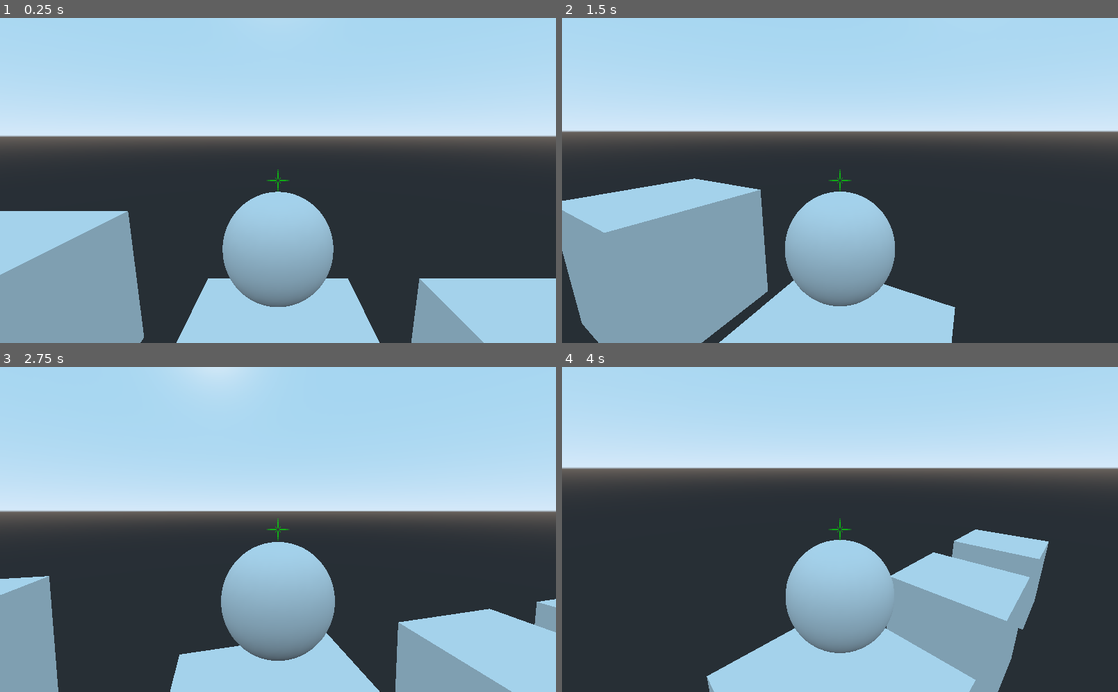
Above: before the commit, frames 1-4 (two rows, left to right).
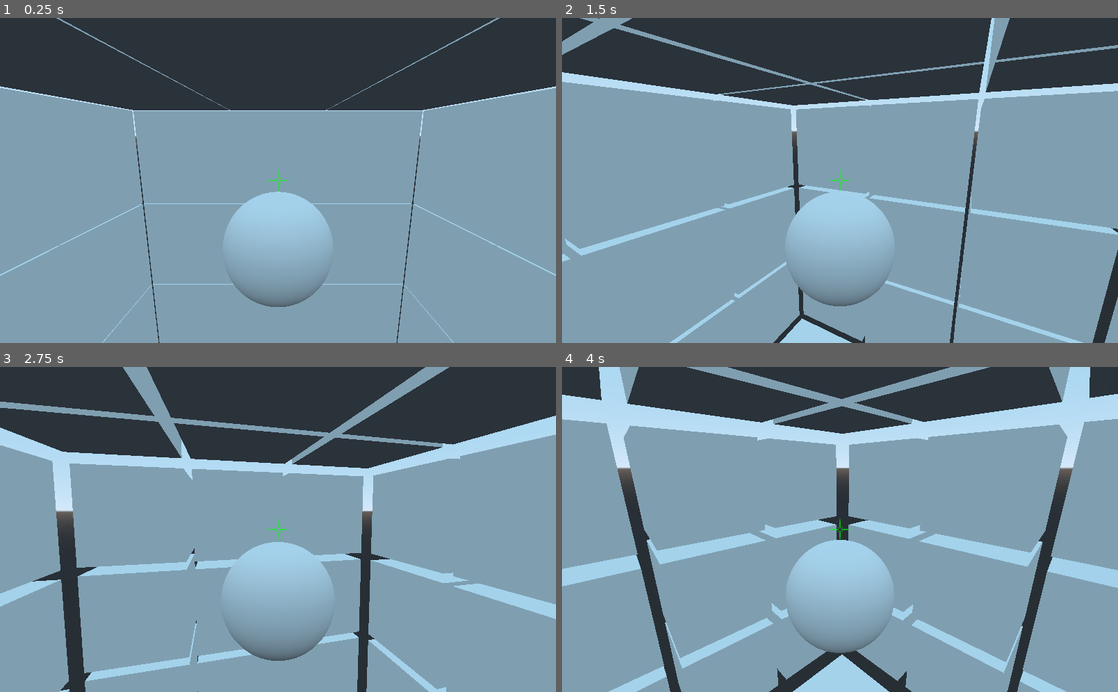
Above: after the commit, the same moments.

Repository: winston-yallow/leaps_and_bounds
Game: Godot game, scene res://levels/00_TestLevel.tscn
Same seed, same stepped clock (60 frames per second), same inputs: the game is played once before the commit and once after it.
Inputs (mouse positions are in pixels of both pictures, inside the frame that each line leads up to):
- Up to frame 1 (0.25 s): no input
- Up to frame 2 (1.5 s): move the mouse to (867, 180) at 0.52 s; move the mouse to (812, 180) at 1.27 s
- Up to frame 3 (2.75 s): move the mouse to (289, 523) at 2.02 s
- Up to frame 4 (4 s): move the mouse to (834, 536) at 2.77 s; move the mouse to (878, 532) at 3.52 s

The runs differ from the first frame. In frame 1, 85% of the frame differs, in the area x 0-100%, y 0-100%; in frame 2, 78%; in frame 3, 82%; in frame 4, 78%.

Commit message:
Rearrange cubes to form a room that can expand

Diff:
--- a/game/levels/00_TestLevel.tscn
+++ b/game/levels/00_TestLevel.tscn
@@ -6,15 +6,168 @@
 [node name="00_TestLevel" type="Spatial"]
 
 [node name="Player" parent="." instance=ExtResource( 2 )]
-transform = Transform( 1, 0, 0, 0, 1, 0, 0, 0, 1, 0, 2, 0 )
+transform = Transform( 1, 0, 0, 0, 1, 0, 0, 0, 1, 0, 1.5, 0 )
 
-[node name="FloatingCube" parent="." instance=ExtResource( 1 )]
+[node name="Cubes" type="Spatial" parent="."]
 
-[node name="FloatingCube2" parent="." instance=ExtResource( 1 )]
-transform = Transform( 1, 0, 0, 0, 1, 0, 0, 0, 1, 3, 0, 0 )
+[node name="FloatingCube7" parent="Cubes" instance=ExtResource( 1 )]
+transform = Transform( 1, 0, 0, 0, 1, 0, 0, 0, 1, -2, 4, -2 )
 
-[node name="FloatingCube3" parent="." instance=ExtResource( 1 )]
-transform = Transform( 1, 0, 0, 0, 1, 0, 0, 0, 1, 6, 0, 0 )
+[node name="FloatingCube6" parent="Cubes" instance=ExtResource( 1 )]
+transform = Transform( 1, 0, 0, 0, 1, 0, 0, 0, 1, 0, 4, -2 )
 
-[node name="FloatingCube4" parent="." instance=ExtResource( 1 )]
-transform = Transform( 1, 0, 0, 0, 1, 0, 0, 0, 1, -3, 1, 0 )
+[node name="FloatingCube5" parent="Cubes" instance=ExtResource( 1 )]
+transform = Transform( 1, 0, 0, 0, 1, 0, 0, 0, 1, 2, 4, -2 )
+
+[node name="FloatingCube15" parent="Cubes" instance=ExtResource( 1 )]
+transform = Transform( 1, 0, 0, 0, 1, 0, 0, 0, 1, -2, 4, 0 )
+
+[node name="FloatingCube14" parent="Cubes" instance=ExtResource( 1 )]
+transform = Transform( 1, 0, 0, 0, 1, 0, 0, 0, 1, 0, 4, 0 )
+
+[node name="FloatingCube13" parent="Cubes" instance=ExtResource( 1 )]
+transform = Transform( 1, 0, 0, 0, 1, 0, 0, 0, 1, 2, 4, 0 )
+
+[node name="FloatingCube11" parent="Cubes" instance=ExtResource( 1 )]
+transform = Transform( 1, 0, 0, 0, 1, 0, 0, 0, 1, -2, 4, 2 )
+
+[node name="FloatingCube10" parent="Cubes" instance=ExtResource( 1 )]
+transform = Transform( 1, 0, 0, 0, 1, 0, 0, 0, 1, 0, 4, 2 )
+
+[node name="FloatingCube9" parent="Cubes" instance=ExtResource( 1 )]
+transform = Transform( 1, 0, 0, 0, 1, 0, 0, 0, 1, 2, 4, 2 )
+
+[node name="FloatingCube8" parent="Cubes" instance=ExtResource( 1 )]
+transform = Transform( 1, 0, 0, 0, 1, 0, 0, 0, 1, -2, -4, -2 )
+
+[node name="FloatingCube12" parent="Cubes" instance=ExtResource( 1 )]
+transform = Transform( 1, 0, 0, 0, 1, 0, 0, 0, 1, 0, -4, -2 )
+
+[node name="FloatingCube16" parent="Cubes" instance=ExtResource( 1 )]
+transform = Transform( 1, 0, 0, 0, 1, 0, 0, 0, 1, 2, -4, -2 )
+
+[node name="FloatingCube17" parent="Cubes" instance=ExtResource( 1 )]
+transform = Transform( 1, 0, 0, 0, 1, 0, 0, 0, 1, -2, -4, 0 )
+
+[node name="FloatingCube18" parent="Cubes" instance=ExtResource( 1 )]
+transform = Transform( 1, 0, 0, 0, 1, 0, 0, 0, 1, 0, -4, 0 )
+
+[node name="FloatingCube19" parent="Cubes" instance=ExtResource( 1 )]
+transform = Transform( 1, 0, 0, 0, 1, 0, 0, 0, 1, 2, -4, 0 )
+
+[node name="FloatingCube20" parent="Cubes" instance=ExtResource( 1 )]
+transform = Transform( 1, 0, 0, 0, 1, 0, 0, 0, 1, -2, -4, 2 )
+
+[node name="FloatingCube21" parent="Cubes" instance=ExtResource( 1 )]
+transform = Transform( 1, 0, 0, 0, 1, 0, 0, 0, 1, 0, -4, 2 )
+
+[node name="FloatingCube22" parent="Cubes" instance=ExtResource( 1 )]
+transform = Transform( 1, 0, 0, 0, 1, 0, 0, 0, 1, 2, -4, 2 )
+
+[node name="FloatingCube23" parent="Cubes" instance=ExtResource( 1 )]
+transform = Transform( -4.37114e-08, -1, 0, 1, -4.37114e-08, 0, 0, 0, 1, -4, -2, -2 )
+
+[node name="FloatingCube24" parent="Cubes" instance=ExtResource( 1 )]
+transform = Transform( -4.37114e-08, -1, 0, 1, -4.37114e-08, 0, 0, 0, 1, -4, 0, -2 )
+
+[node name="FloatingCube25" parent="Cubes" instance=ExtResource( 1 )]
+transform = Transform( -4.37114e-08, -1, 0, 1, -4.37114e-08, 0, 0, 0, 1, -4, 2, -2 )
+
+[node name="FloatingCube26" parent="Cubes" instance=ExtResource( 1 )]
+transform = Transform( -4.37114e-08, -1, 0, 1, -4.37114e-08, 0, 0, 0, 1, -4, -2, 0 )
+
+[node name="FloatingCube27" parent="Cubes" instance=ExtResource( 1 )]
+transform = Transform( -4.37114e-08, -1, 0, 1, -4.37114e-08, 0, 0, 0, 1, -4, 0, 0 )
+
+[node name="FloatingCube28" parent="Cubes" instance=ExtResource( 1 )]
+transform = Transform( -4.37114e-08, -1, 0, 1, -4.37114e-08, 0, 0, 0, 1, -4, 2, 0 )
+
+[node name="FloatingCube29" parent="Cubes" instance=ExtResource( 1 )]
+transform = Transform( -4.37114e-08, -1, 0, 1, -4.37114e-08, 0, 0, 0, 1, -4, -2, 2 )
+
+[node name="FloatingCube30" parent="Cubes" instance=ExtResource( 1 )]
+transform = Transform( -4.37114e-08, -1, 0, 1, -4.37114e-08, 0, 0, 0, 1, -4, 0, 2 )
+
+[node name="FloatingCube31" parent="Cubes" instance=ExtResource( 1 )]
+transform = Transform( -4.37114e-08, -1, 0, 1, -4.37114e-08, 0, 0, 0, 1, -4, 2, 2 )
+
+[node name="FloatingCube32" parent="Cubes" instance=ExtResource( 1 )]
+transform = Transform( -4.37114e-08, -1, 0, 1, -4.37114e-08, 0, 0, 0, 1, 4, -2, -2 )
+
+[node name="FloatingCube33" parent="Cubes" instance=ExtResource( 1 )]
+transform = Transform( -4.37114e-08, -1, 0, 1, -4.37114e-08, 0, 0, 0, 1, 4, 0, -2 )
+
+[node name="FloatingCube34" parent="Cubes" instance=ExtResource( 1 )]
+transform = Transform( -4.37114e-08, -1, 0, 1, -4.37114e-08, 0, 0, 0, 1, 4, 2, -2 )
+
+[node name="FloatingCube35" parent="Cubes" instance=ExtResource( 1 )]
+transform = Transform( -4.37114e-08, -1, 0, 1, -4.37114e-08, 0, 0, 0, 1, 4, -2, 0 )
+
+[node name="FloatingCube36" parent="Cubes" instance=ExtResource( 1 )]
+transform = Transform( -4.37114e-08, -1, 0, 1, -4.37114e-08, 0, 0, 0, 1, 4, 0, 0 )
+
+[node name="FloatingCube37" parent="Cubes" instance=ExtResource( 1 )]
+transform = Transform( -4.37114e-08, -1, 0, 1, -4.37114e-08, 0, 0, 0, 1, 4, 2, 0 )
+
+[node name="FloatingCube38" parent="Cubes" instance=ExtResource( 1 )]
+transform = Transform( -4.37114e-08, -1, 0, 1, -4.37114e-08, 0, 0, 0, 1, 4, -2, 2 )
+
+[node name="FloatingCube39" parent="Cubes" instance=ExtResource( 1 )]
+transform = Transform( -4.37114e-08, -1, 0, 1, -4.37114e-08, 0, 0, 0, 1, 4, 0, 2 )
+
+[node name="FloatingCube40" parent="Cubes" instance=ExtResource( 1 )]
+transform = Transform( -4.37114e-08, -1, 0, 1, -4.37114e-08, 0, 0, 0, 1, 4, 2, 2 )
+
+[node name="FloatingCube41" parent="Cubes" instance=ExtResource( 1 )]
+transform = Transform( 1.91069e-15, 4.37114e-08, -1, 1, -4.37114e-08, 0, -4.37114e-08, -1, -4.37114e-08, 2, -2, -4 )
+
+[node name="FloatingCube42" parent="Cubes" instance=ExtResource( 1 )]
+transform = Transform( 1.91069e-15, 4.37114e-08, -1, 1, -4.37114e-08, 0, -4.37114e-08, -1, -4.37114e-08, 2, 0, -4 )
+
+[node name="FloatingCube43" parent="Cubes" instance=ExtResource( 1 )]
+transform = Transform( 1.91069e-15, 4.37114e-08, -1, 1, -4.37114e-08, 0, -4.37114e-08, -1, -4.37114e-08, 2, 2, -4 )
+
+[node name="FloatingCube44" parent="Cubes" instance=ExtResource( 1 )]
+transform = Transform( 1.91069e-15, 4.37114e-08, -1, 1, -4.37114e-08, 0, -4.37114e-08, -1, -4.37114e-08, 1.19209e-07, -2, -4 )
+
+[node name="FloatingCube45" parent="Cubes" instance=ExtResource( 1 )]
+transform = Transform( 1.91069e-15, 4.37114e-08, -1, 1, -4.37114e-08, 0, -4.37114e-08, -1, -4.37114e-08, 1.19209e-07, 0, -4 )
+
+[node name="FloatingCube46" parent="Cubes" instance=ExtResource( 1 )]
+transform = Transform( 1.91069e-15, 4.37114e-08, -1, 1, -4.37114e-08, 0, -4.37114e-08, -1, -4.37114e-08, 1.19209e-07, 2, -4 )
+
+[node name="FloatingCube47" parent="Cubes" instance=ExtResource( 1 )]
+transform = Transform( 1.91069e-15, 4.37114e-08, -1, 1, -4.37114e-08, 0, -4.37114e-08, -1, -4.37114e-08, -2, -2, -4 )
+
+[node name="FloatingCube48" parent="Cubes" instance=ExtResource( 1 )]
+transform = Transform( 1.91069e-15, 4.37114e-08, -1, 1, -4.37114e-08, 0, -4.37114e-08, -1, -4.37114e-08, -2, 0, -4 )
+
+[node name="FloatingCube49" parent="Cubes" instance=ExtResource( 1 )]
+transform = Transform( 1.91069e-15, 4.37114e-08, -1, 1, -4.37114e-08, 0, -4.37114e-08, -1, -4.37114e-08, -2, 2, -4 )
+
+[node name="FloatingCube50" parent="Cubes" instance=ExtResource( 1 )]
+transform = Transform( 1.91069e-15, 4.37114e-08, -1, 1, -4.37114e-08, 0, -4.37114e-08, -1, -4.37114e-08, 2, -2, 4 )
+
+[node name="FloatingCube51" parent="Cubes" instance=ExtResource( 1 )]
+transform = Transform( 1.91069e-15, 4.37114e-08, -1, 1, -4.37114e-08, 0, -4.37114e-08, -1, -4.37114e-08, 2, 0, 4 )
+
+[node name="FloatingCube52" parent="Cubes" instance=ExtResource( 1 )]
+transform = Transform( 1.91069e-15, 4.37114e-08, -1, 1, -4.37114e-08, 0, -4.37114e-08, -1, -4.37114e-08, 2, 2, 4 )
+
+[node name="FloatingCube53" parent="Cubes" instance=ExtResource( 1 )]
+transform = Transform( 1.91069e-15, 4.37114e-08, -1, 1, -4.37114e-08, 0, -4.37114e-08, -1, -4.37114e-08, -1.78814e-07, -2, 4 )
+
+[node name="FloatingCube54" parent="Cubes" instance=ExtResource( 1 )]
+transform = Transform( 1.91069e-15, 4.37114e-08, -1, 1, -4.37114e-08, 0, -4.37114e-08, -1, -4.37114e-08, -1.78814e-07, 0, 4 )
+
+[node name="FloatingCube55" parent="Cubes" instance=ExtResource( 1 )]
+transform = Transform( 1.91069e-15, 4.37114e-08, -1, 1, -4.37114e-08, 0, -4.37114e-08, -1, -4.37114e-08, -1.78814e-07, 2, 4 )
+
+[node name="FloatingCube56" parent="Cubes" instance=ExtResource( 1 )]
+transform = Transform( 1.91069e-15, 4.37114e-08, -1, 1, -4.37114e-08, 0, -4.37114e-08, -1, -4.37114e-08, -2, -2, 4 )
+
+[node name="FloatingCube57" parent="Cubes" instance=ExtResource( 1 )]
+transform = Transform( 1.91069e-15, 4.37114e-08, -1, 1, -4.37114e-08, 0, -4.37114e-08, -1, -4.37114e-08, -2, 0, 4 )
+
+[node name="FloatingCube58" parent="Cubes" instance=ExtResource( 1 )]
+transform = Transform( 1.91069e-15, 4.37114e-08, -1, 1, -4.37114e-08, 0, -4.37114e-08, -1, -4.37114e-08, -2, 2, 4 )
